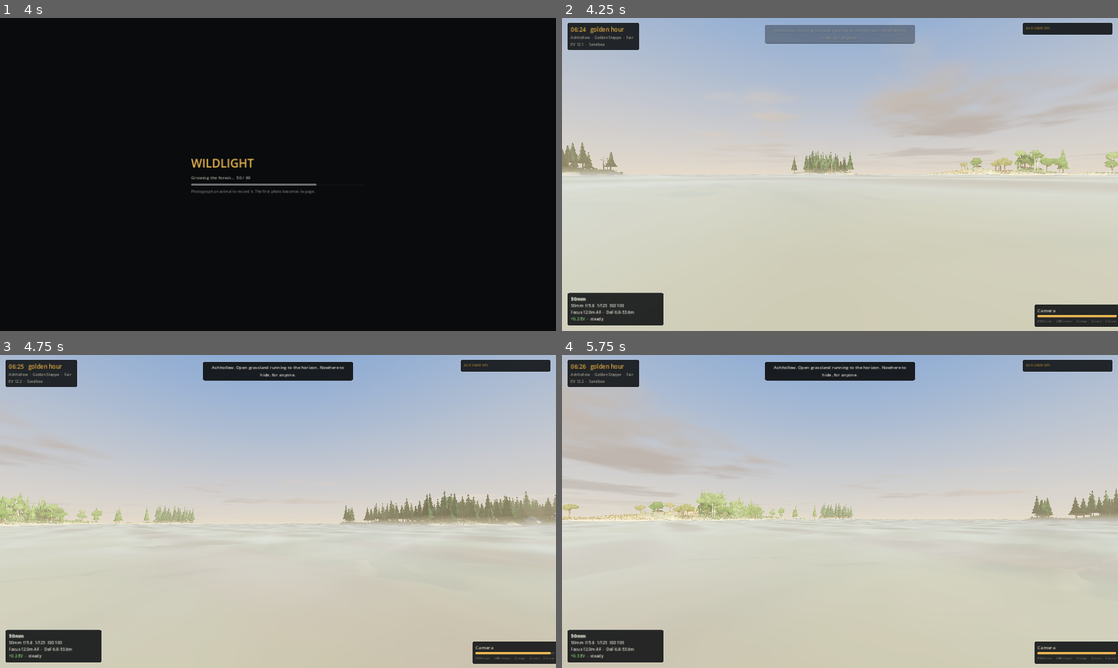
Above: before the commit, frames 1-4 (two rows, left to right).
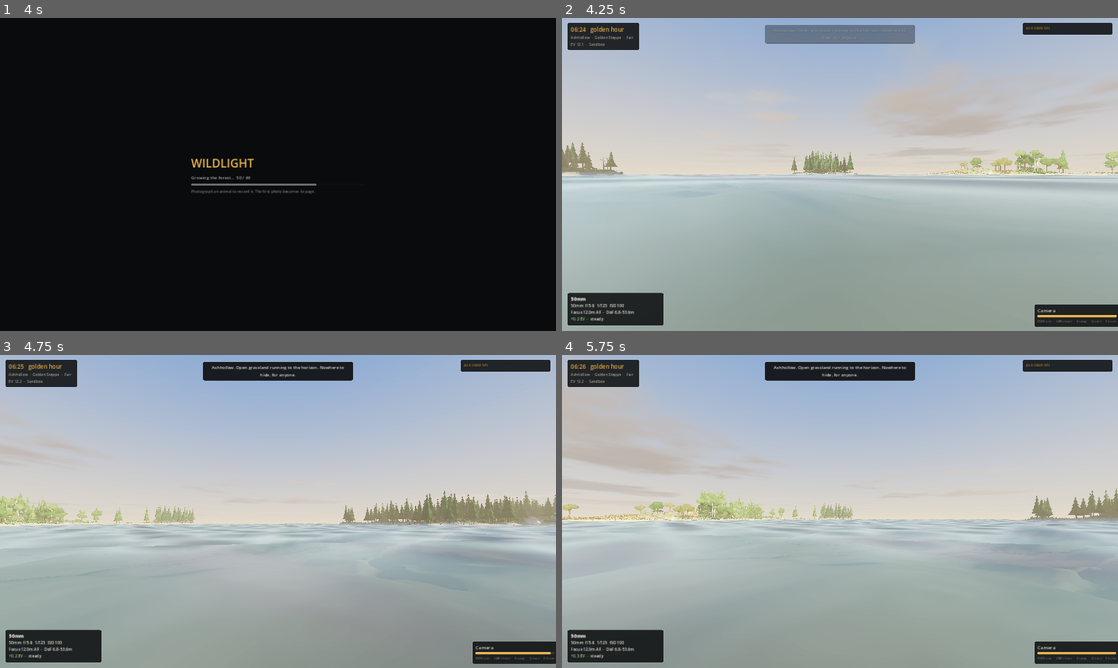
Above: after the commit, the same moments.

Repository: pateltech53/hunting-game
Game: Godot game, scene res://scenes/main.tscn
Two runs of this game, one before a commit and one after it. Both use one fixed random seed, a clock stepped at 60 frames per second and the inputs below.
Inputs (mouse positions are in pixels of both pictures, inside the frame that each line leads up to):
- Up to frame 1 (4 s): click "Expedition" at 0.5 s; click "Free Roam" at 1.25 s; click "Sandbox" at 2 s; click "Roll" at 2.75 s; click "Head out" at 3.5 s
- Up to frame 2 (4.25 s): no input
- Up to frame 3 (4.75 s): tap Enter at 4.25 s; move the mouse to (305, 511) at 4.27 s; hold 6 (iso_up) from 4.28 s (still down); tap 2 (aperture_close) at 4.35 s; click (305, 511) at 4.42 s; tap Space (jump) at 4.52 s
- Up to frame 4 (5.75 s): keep holding 6 (iso_up); tap Space (jump) at 4.82, 5.27, 5.57 s; move the mouse to (812, 511) at 5.02 s; tap 1 (aperture_open) at 5.1 s

Frame 1 is identical in both runs. In frame 2, 44% of the frame differs, in the area x 0-100%, y 48-100%; in frame 3, 40%; in frame 4, 41%.

Commit message:
Back off the height fog that was bleaching the frame
Near sea level the whole scene washed out white: the fog layer started seven
metres above the waterline at up to 0.10 density, so a beach at dawn sat deep
inside it. Halved the density, dropped the layer closer to the water, and eased
aerial perspective so distance still reads without draining the colour.

Co-Authored-By: Claude Opus 5 <noreply@anthropic.com>
Claude-Session: https://claude.ai/code/session_012khWcrCmvKWRAu16u8CcFs

Diff:
--- a/scripts/world/sky_system.gd
+++ b/scripts/world/sky_system.gd
@@ -107,10 +107,10 @@
 	# Scatter puts a glow around the sun when you shoot into it through haze.
 	environment.fog_sun_scatter = 0.55
 	# Aerial perspective is what makes a far ridge read as far away.
-	environment.fog_aerial_perspective = 0.85
+	environment.fog_aerial_perspective = 0.55
 	environment.fog_sky_affect = 0.55
 	# Height fog pools in the valleys and burns off as you climb.
-	environment.fog_height = float(TerrainGenerator.SEA_LEVEL) + 7.0
+	environment.fog_height = float(TerrainGenerator.SEA_LEVEL) + 3.0
 	environment.fog_height_density = 0.03
 
 	environment.glow_enabled = Settings.quality >= Settings.Quality.MEDIUM
@@ -346,7 +346,7 @@
 	# Mist gathers in the low ground overnight and lifts through the morning.
 	var still_air := clampf(1.0 - absf(elev - 3.0) / 14.0, 0.0, 1.0)
 	environment.fog_height_density = clampf(
-		0.02 + still_air * 0.10 + precipitation * 0.05, 0.0, 0.30) * fog_multiplier
+		0.008 + still_air * 0.045 + precipitation * 0.03, 0.0, 0.12) * fog_multiplier
 	if environment.volumetric_fog_enabled:
 		environment.volumetric_fog_density = clampf(
 			0.006 + biome.fog_density * 3.0 * fog_multiplier, 0.0, 0.09)
